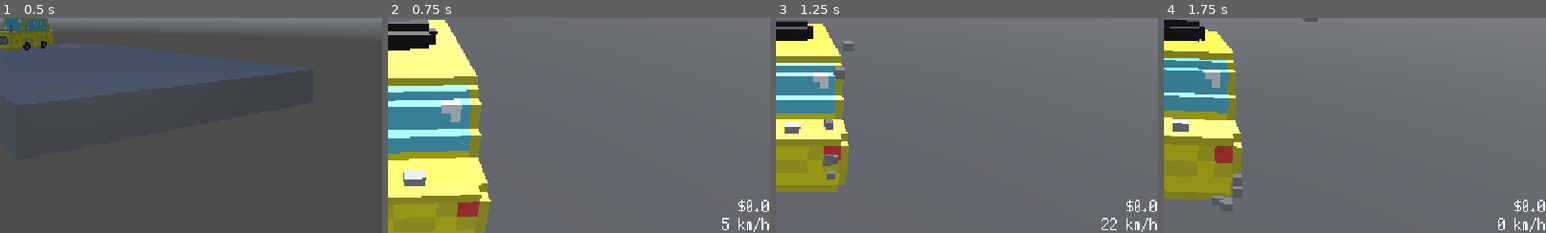
Above: before the commit, frames 1-4 (left to right).
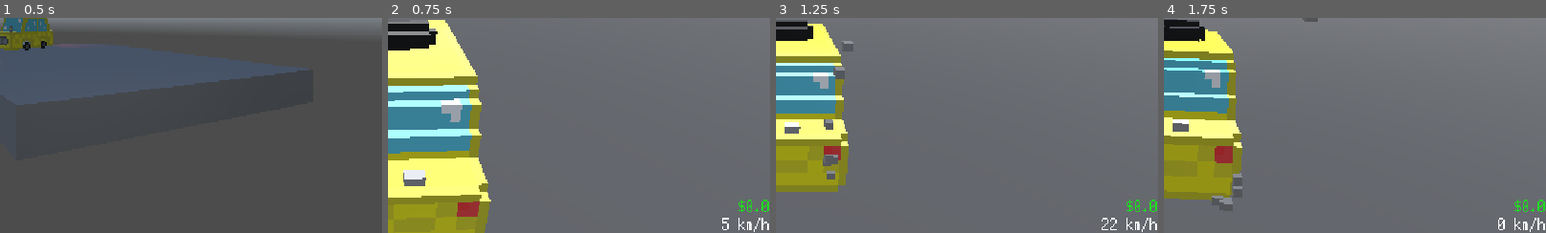
Above: after the commit, the same moments.

Repository: RafaeloxMC/super-taxi-sim
Game: Godot game, scene res://scenes/main_menu.tscn
Two runs of this game, one before a commit and one after it. Both use one fixed random seed, a clock stepped at 60 frames per second and the inputs below. A sky picture missing from this copy of the repository is replaced by a grey-blue gradient.
Inputs:
- Up to frame 1 (0.5 s): no input
- Up to frame 2 (0.75 s): click "Play" at 0.5 s
- Up to frame 3 (1.25 s): no input
- Up to frame 4 (1.75 s): tap Enter at 1.25 s; hold D (steer_right) from 1.28 s (still down); tap Alt at 1.35 s
The pictures show only the part of the screen within x 50-100%, y 50-100%; the shares and areas given below are measured in that part.

Frame 1 is identical in both runs. In frame 2, 0.2% of the frame differs, in the area x 91-100%, y 84-91%; in frame 3, 0.2%; in frame 4, 0.2%.

Commit message:
Adjust money to red / green color

Diff:
--- a/scripts/ingame_ui.gd
+++ b/scripts/ingame_ui.gd
@@ -23,6 +23,10 @@
 func _process(_delta: float) -> void:
 	speed_label.text = str(abs(roundi(GameManager.speed))) + " km/h"
 	money.text = "$" + str(roundf(GameManager.money * 100) / 100.0)
+	if GameManager.money >= 0:
+		money.add_theme_color_override("font_color", Color(10 * 1.0 / 255, 255 * 1.0 / 255, 10 * 1.0 / 255, 200 * 1.0 / 255))
+	else:
+		money.add_theme_color_override("font_color", Color(240 * 1.0 / 255, 10 * 1.0 / 255, 10 * 1.0 / 255, 200 * 1.0 / 255))
 
 func speed_trap_triggered(_speed: float, _max_allowed: float):
 	color_rect.visible = true
